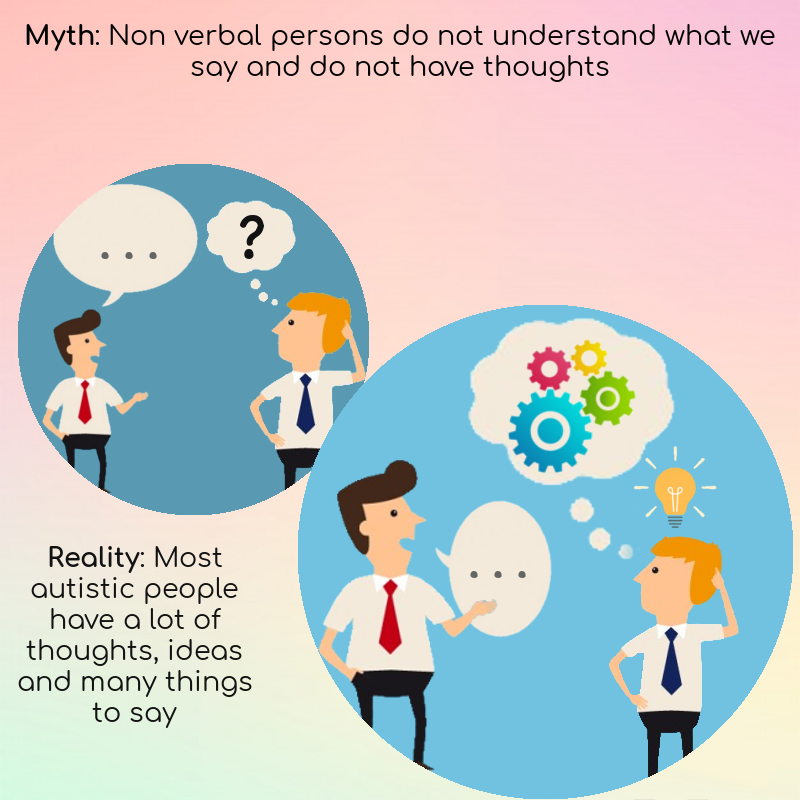
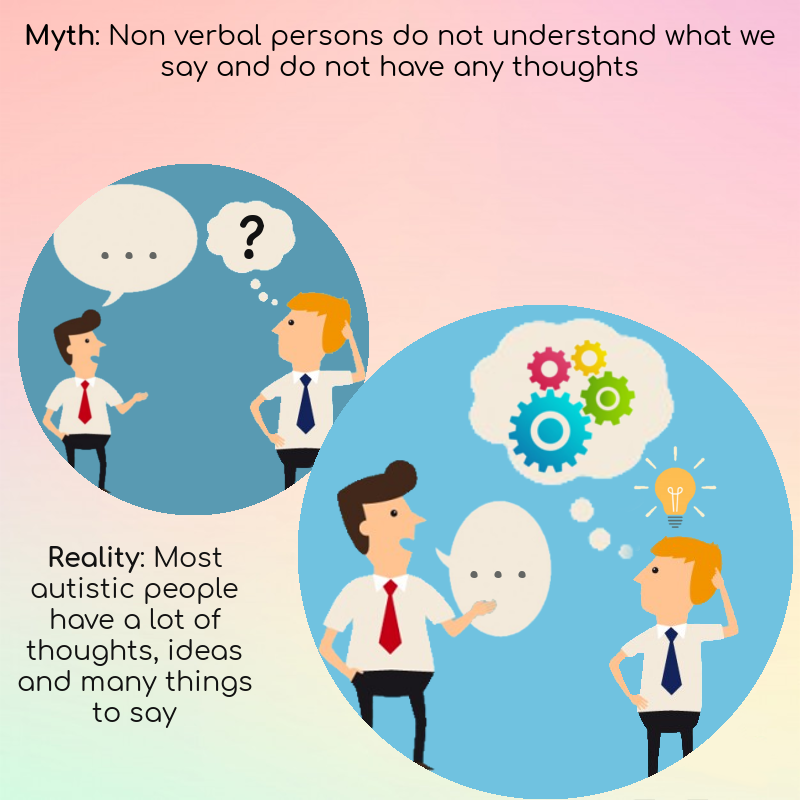
Layered file, before and after one edit (800x800). Changes by layer:
painted on "Myth: Non verbal persons do no..." over box(161, 55, 638, 82)
